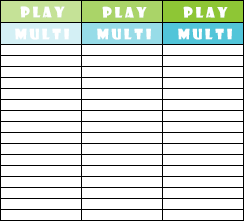
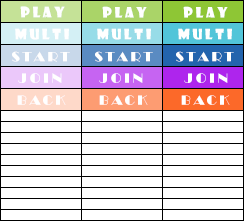
Before/after of a 244px x 221px layered artwork. What changed in the layer stack:
added layer "START copy 2" above "START copy" over [176, 51, 234, 62]
added layer "START copy" above "START" over [95, 51, 153, 62]
added layer "START" above "JOIN copy 2" over [12, 51, 70, 62]
added layer "JOIN copy 2" above "JOIN copy" over [184, 73, 228, 83]
added layer "JOIN copy" above "JOIN" over [99, 73, 143, 83]
added layer "JOIN" above "BACK copy 2" over [18, 73, 62, 83]
added layer "BACK copy 2" above "BACK copy" over [181, 95, 230, 105]
added layer "BACK copy" above "BACK" over [99, 95, 148, 105]
added layer "BACK" above "Layer 9" over [17, 95, 66, 105]
painted on "Layer 9" over [1, 45, 243, 110]
